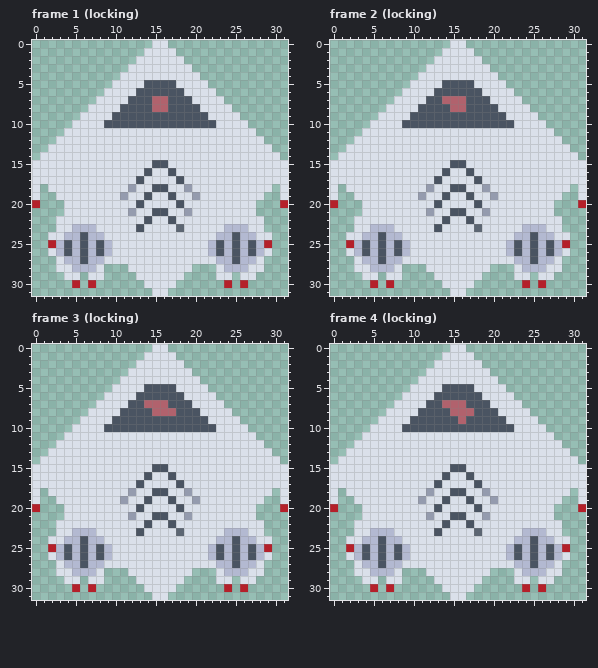
Two states of a pixel-art file, Sprites/Source Files/AI Pirate.aseprite. That is the earlier state.
32x32 pixels, 35 frames. Shown: frame 1 (locking), frame 2 (locking), frame 3 (locking), frame 4 (locking). The commit also changed other frames, which this record leaves out.
And afterwards:
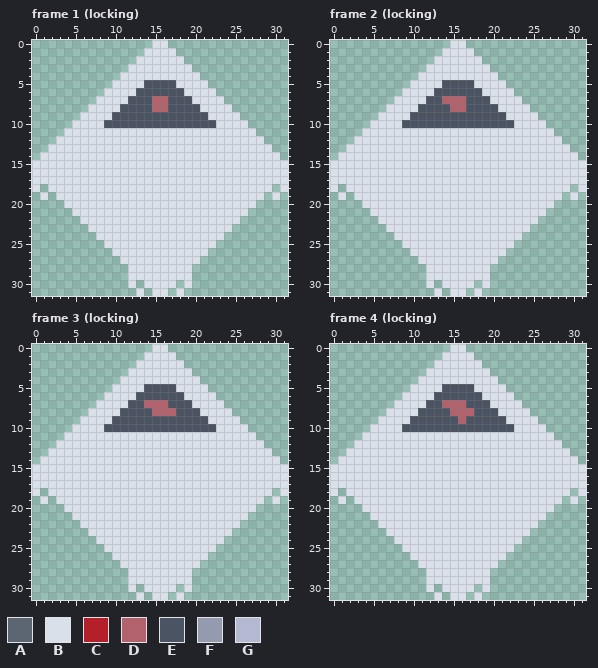
Palette (. is transparent): A #5c6673  B #dae0ea  C #b4202a  D #b1626d  E #4a5462  F #949bae  G #b3b9d1
What changed:
Frame 1 (locking), layer "Thrusters":
y 15: x 15..16 EE -> BB
y 16: x 14 E -> B; x 17 E -> B
y 17: x 13 E -> B; x 18 E -> B
y 18: x 12 F -> B; x 15..16 EE -> BB; x 19 F -> B
y 19: x 0..1 B. -> .B; x 11 F -> B; x 14 E -> B; x 17 E -> B; x 20 F -> B; x 30..31 .B -> B.
y 20: x 0 C -> .; x 13 E -> B; x 18 E -> B; x 31 C -> .
y 21: x 4 B -> .; x 12 F -> B; x 15..16 EE -> BB; x 19 F -> B; x 27 B -> .
y 22: x 3..5 BBB -> ...; x 14 E -> B; x 17 E -> B; x 26..28 BBB -> ...
y 23: x 3..7 BBGGG -> ....B; x 13 E -> B; x 18 A -> B; x 24..28 GGGBB -> B....
y 24: x 2..8 BBGGEGG -> ......B; x 23..29 GGEGGBB -> B......
y 25: x 2..9 CGEGEGEG -> .......B; x 22..29 GEGEGEGC -> B.......
y 26: x 2..9 BGEGEGEG -> ........; x 22..29 GEGEGEGB -> ........
y 27: x 3..10 BGGEGGBB -> ........; x 21..28 BBGGEGGB -> ........
y 28: x 3..8 BBGGGB -> ......; x 23..28 BGGGBB -> ......
y 29: x 4..5 BB -> ..; x 7..8 BB -> ..; x 12 . -> B; x 19 . -> B; x 23..24 BB -> ..; x 26..27 BB -> ..
y 30: x 5 C -> .; x 7 C -> .; x 12 . -> B; x 19 . -> B; x 24 C -> .; x 26 C -> .
y 31: x 13 . -> B; x 18 . -> B
Frame 2 (locking), layer "Thrusters": the same change as frame 1 (locking)
Frame 3 (locking), layer "Thrusters": the same change as frame 1 (locking)
Frame 4 (locking), layer "Thrusters": the same change as frame 1 (locking)
